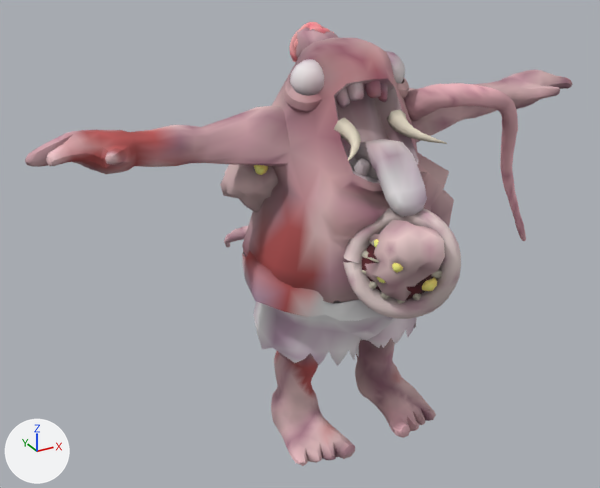
What one commit did to the glTF model assets/models/Strain_Digestor.glb.
Camera for both pictures: a camera (50 mm lens) standing at (-1.64, -2.48, 2.18) and looking at (-0.04, 0.42, 0.73). Arrows for +X, +Y and +Z are at lower left; the lights stay in place. The picture after the commit comes second. Vertices at exactly the same position are counted once.

In view in the first picture: 'Face', 'Tongue', 'Zombie_Chubby'.
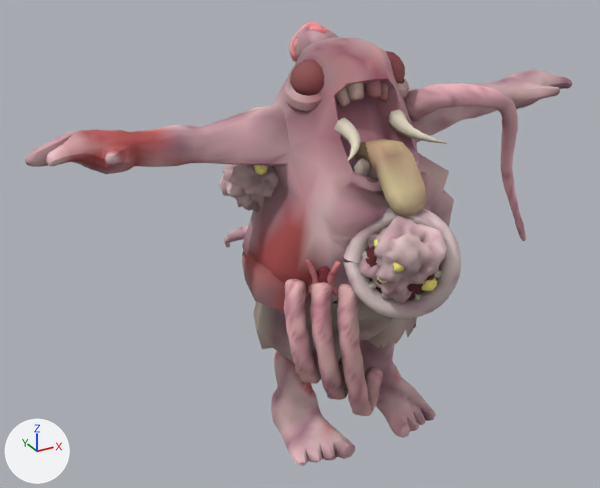
Where the change shows, as pixel boxes (x1, y1, x2, y2) in the pictures (600 x 488 px):
part 1 of me_cube_002, recoloured (darker): (290, 51, 405, 96) in both
part 2 of me_cube_002, recoloured: (336, 80, 388, 178) in both
part 3 of me_cube_003, recoloured (light grey to beige): (372, 139, 427, 217) in both
part 4 of me_cube_003, recoloured: (354, 139, 420, 217) in both
part 5 of me_cube_003, recoloured: (360, 142, 380, 183) in both
part 6 of me_cube_028, built on: before (225, 164, 417, 296); after (219, 143, 447, 416)
part 7 of me_cube_028, recoloured: (242, 78, 453, 431) in both
part 8 of me_cube_028, recoloured: before (247, 257, 359, 302); after (247, 257, 271, 278)
part 9 of me_cube_028, recoloured: (242, 78, 419, 362) in both

Edits to the bpy script that builds the scene:
```text
Add mat_t_cloth:
    mat_t_cloth = bpy.data.materials.new('T:Cloth')
    mat_t_cloth.use_nodes = True; mat_t_cloth.node_tree.nodes.clear()
    _N = mat_t_cloth.node_tree.nodes; _L = mat_t_cloth.node_tree.links
    n0 = _N.new('ShaderNodeBsdfPrincipled'); n0.name = 'Principled BSDF'
    n0.inputs[2].default_value = 0.8  # 'Roughness'
    n1 = _N.new('ShaderNodeOutputMaterial'); n1.name = 'Material Output'
    n2 = _N.new('ShaderNodeVertexColor'); n2.name = 'Color Attribute'
    _L.new(n0.outputs[0], n1.inputs[0])  # 'BSDF' to 'Surface'
    _L.new(n2.outputs[0], n0.inputs[0])  # 'Color' to 'Base Color'
Change me_cube_002:
    where me_cube_002.from_pydata(...)  # 941 vertices, 1724 faces; spans x -0.26..0.26, y -0.167..0.217, z 1.187..1.585
    used by ob_face; location = (0.0, 0.0, 0.0)
    me_cube_002 part 1: 504 faces spanning x -0.237..0.237, y 0.05..0.203, z 1.431..1.585 switch from mat_atlas to mat_t_flesh
    me_cube_002 part 2: 896 faces spanning x -0.121..0.121, y -0.167..0.06, z 1.187..1.531 switch from mat_atlas to mat_t_cloth
Change me_cube_003:
    where me_cube_003.from_pydata(...)  # 121 vertices, 224 faces; spans x -0.078..0.081, y -0.312..0.057, z 1.089..1.323
    used by ob_tongue; location = (0.0, 0.0, 0.0)
    me_cube_003 part 3: 95 faces centred in x -0.075..0.08, y -0.31..-0.08, z 1.111..1.318 are repainted in the vertex colours; the middle colour goes from light grey #d6cad2 to beige #c7af8b
    me_cube_003 part 4: 80 faces centred in x -0.077..0.078, y -0.304..0.011, z 1.094..1.316 are repainted in the vertex colours; the middle colour goes from grey #b3a6a7 to beige #a89070
    me_cube_003 part 5: 49 faces centred in x -0.077..0.077, y -0.249..0.021, z 1.119..1.295 are repainted in the vertex colours; the middle colour goes from grey #a5979b to brown #9d8366
Change me_cube_028:
    used by ob_zombie_chubby; location = (0.0, 0.0, 0.0)
    remove me_cube_028.from_pydata(...)  # 8630 vertices, 16858 faces; spans x -1.18..1.18, y -0.44..1.34, z 0.0..1.67
    add me_cube_028.from_pydata(...)  # 14376 vertices, 28314 faces; spans x -1.18..1.18, y -0.44..1.34, z 0.0..1.67
    me_cube_028 part 6: 62 vertices moved within x -0.39..0.28, y -0.39..0.43, z 0.84..1.23; 20 vertices removed from x -0.42..0.39, y -0.37..0.39, z 0.82..1.25; 5766 vertices added at x -0.44..0.47, y -0.44..0.48, z 0.29..1.28
    me_cube_028 part 7: 1929 kept faces spanning x -0.43..0.42, y -0.41..0.56, z 0.03..1.52 get new vertex colours
    me_cube_028 part 8: 16 faces spanning x -0.41..0.39, y -0.22..0.22, z 0.74..0.86 switch from mat_atlas to mat_t_flesh
    me_cube_028 part 9: 520 faces spanning x -0.43..0.42, y -0.22..0.56, z 0.41..1.52 switch from mat_atlas to mat_t_cloth
```
